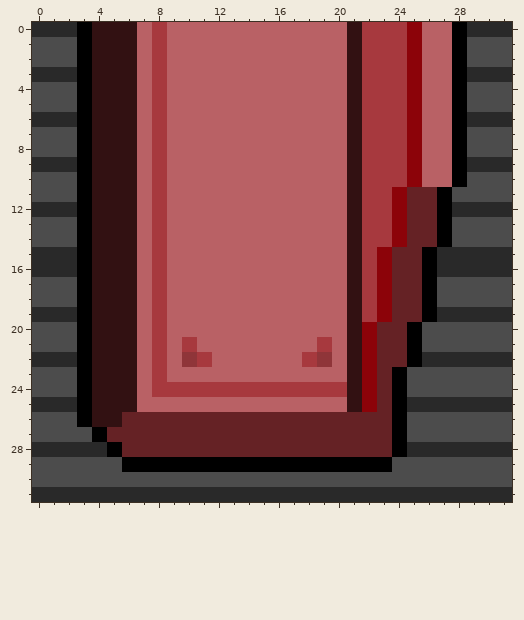
One commit to this pixel-art sprite: gfx/MShockXotto+/pngs_tiles_32x32/vehicle/seats/vp_seat_back_left_west.png. The picture above is the old version.
The file is 32x32 pixels. Colours within 5 levels of each other are drawn and written as one.
The result:
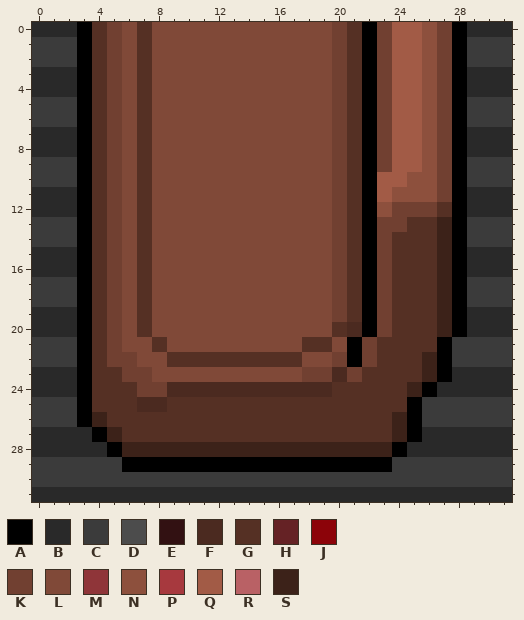
Palette (. is transparent): A #000000  B #292929  C #3b3b3b  D #4c4c4c  E #321112  F #4b2a20  G #553024  H #652225  J #8c0309  K #714031  L #804938  M #8f3539  N #8d503d  P #a7393e  Q #a25b46  R #b96165  S #3c2219
What changed:
@@ x 0..31 @@
- 0 BBBAEEERPRRRRRRRRRRRREPPPJRRABBB
- 1 DDDAEEERPRRRRRRRRRRRREPPPJRRADDD
- 2 DDDAEEERPRRRRRRRRRRRREPPPJRRADDD
- 3 BBBAEEERPRRRRRRRRRRRREPPPJRRABBB
- 4 DDDAEEERPRRRRRRRRRRRREPPPJRRADDD
- 5 DDDAEEERPRRRRRRRRRRRREPPPJRRADDD
- 6 BBBAEEERPRRRRRRRRRRRREPPPJRRABBB
- 7 DDDAEEERPRRRRRRRRRRRREPPPJRRADDD
- 8 DDDAEEERPRRRRRRRRRRRREPPPJRRADDD
- 9 BBBAEEERPRRRRRRRRRRRREPPPJRRABBB
-10 DDDAEEERPRRRRRRRRRRRREPPPJRRADDD
-11 DDDAEEERPRRRRRRRRRRRREPPJHHADDDD
-12 BBBAEEERPRRRRRRRRRRRREPPJHHABBBB
-13 DDDAEEERPRRRRRRRRRRRREPPJHHADDDD
-14 DDDAEEERPRRRRRRRRRRRREPPJHHADDDD
-15 BBBAEEERPRRRRRRRRRRRREPJHHABBBBB
-16 BBBAEEERPRRRRRRRRRRRREPJHHABBBBB
-17 DDDAEEERPRRRRRRRRRRRREPJHHADDDDD
-18 DDDAEEERPRRRRRRRRRRRREPJHHADDDDD
-19 BBBAEEERPRRRRRRRRRRRREPJHHABBBBB
-20 DDDAEEERPRRRRRRRRRRRREJHHADDDDDD
-21 DDDAEEERPRPRRRRRRRRPREJHHADDDDDD
-22 BBBAEEERPRMPRRRRRRPMREJHHABBBBBB
-23 DDDAEEERPRRRRRRRRRRRREJHADDDDDDD
-24 DDDAEEERPPPPPPPPPPPPPEJHADDDDDDD
-25 BBBAEEERRRRRRRRRRRRRREJHABBBBBBB
-26 DDDAEEHHHHHHHHHHHHHHHHHHADDDDDDD
-27 DDDDAHHHHHHHHHHHHHHHHHHHADDDDDDD
-28 BBBBBAHHHHHHHHHHHHHHHHHHABBBBBBB
-29 DDDDDDAAAAAAAAAAAAAAAAAADDDDDDDD
-30 DDDDDDDDDDDDDDDDDDDDDDDDDDDDDDDD
+ 0 BBBAGKLGLLLLLLLLLLLLKGAKQQNKABBB
+ 1 CCCAGKLGLLLLLLLLLLLLKGAKQQNKACCC
+ 2 CCCAGKLGLLLLLLLLLLLLKGAKQQNKACCC
+ 3 BBBAGKLGLLLLLLLLLLLLKGAKQQNKABBB
+ 4 BBBAGKLGLLLLLLLLLLLLKGAKQQNKABBB
+ 5 CCCAGKLGLLLLLLLLLLLLKGAKQQNKACCC
+ 6 CCCAGKLGLLLLLLLLLLLLKGAKQQNKACCC
+ 7 BBBAGKLGLLLLLLLLLLLLKGAKQQNKABBB
+ 8 BBBAGKLGLLLLLLLLLLLLKGAKQQNKABBB
+ 9 CCCAGKLGLLLLLLLLLLLLKGAKQQNKACCC
+10 CCCAGKLGLLLLLLLLLLLLKGAQQNNKACCC
+11 BBBAGKLGLLLLLLLLLLLLKGAQNNNKABBB
+12 BBBAGKLGLLLLLLLLLLLLKGANKKKGABBB
+13 CCCAGKLGLLLLLLLLLLLLKGAKKGGSACCC
+14 CCCAGKLGLLLLLLLLLLLLKGAKGGGSACCC
+15 BBBAGKLGLLLLLLLLLLLLKGAKGGGSABBB
+16 BBBAGKLGLLLLLLLLLLLLKGAKGGGSABBB
+17 CCCAGKLGLLLLLLLLLLLLKGAKGGGSACCC
+18 CCCAGKLGLLLLLLLLLLLLKGAKGGGSACCC
+19 BBBAGKLGLLLLLLLLLLLLKGAKGGGSABBB
+20 BBBAGKLGLLLLLLLLLLLLGFAKGGGSABBB
+21 CCCAGKLLGLLLLLLLLLGGLAKGGGGACCCC
+22 CCCAGKKLLGGGGGGGGGLLKAKGGGSACCCC
+23 BBBAGGKKLLLLLLLLLLKKFKGGGGSABBBB
+24 BBBAGGGKKFFFFFFFFFFFGGGGGSABBBBB
+25 CCCAGGGFFGGGGGGGGGGGGGGGGACCCCCC
+26 CCCASGGGGGGGGGGGGGGGGGGGSACCCCCC
+27 BBBBASGGGGGGGGGGGGGGGGGGSABBBBBB
+28 BBBBBASSSSSSSSSSSSSSSSSSABBBBBBB
+29 CCCCCCAAAAAAAAAAAAAAAAAACCCCCCCC
+30 CCCCCCCCCCCCCCCCCCCCCCCCCCCCCCCC
 31 BBBBBBBBBBBBBBBBBBBBBBBBBBBBBBBB
